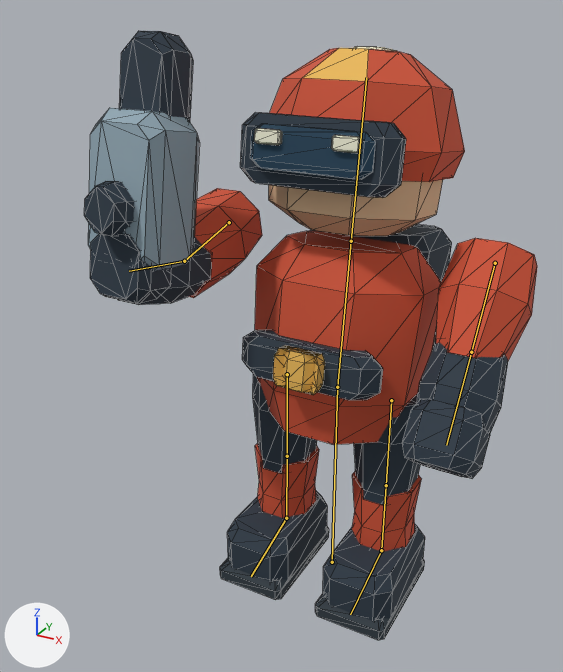
The glTF model units/raider.glb as it was, and as the next commit left it.
One viewpoint serves both versions: a camera (50 mm lens) standing at (0.524, -1.166, 1.051) and looking at (-0.056, -0.112, 0.524). Lighting does not change. The marker at lower left points along +X, +Y and +Z. The first picture is the older version. Both versions are drawn at frame 7 of the action 'Windup'; the numbers are the values there. The bones that bend it are drawn over the model as lines. Mesh edges are drawn as thin lines.

Names of what the first picture shows: 'raider_body'.
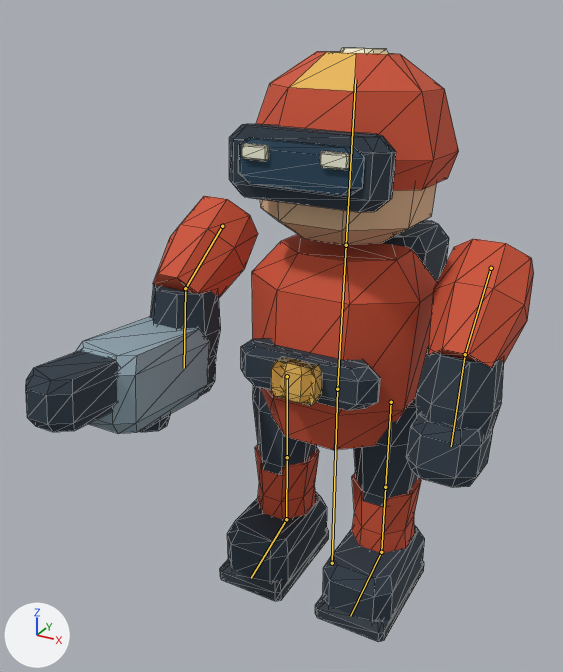
What differs and where, as boxes [x1, y1, x2, y2] in the pictures (563 x 672 px):
'raider_body', posed (12% wider)
    before: [84, 31, 537, 640]
    after: [26, 48, 534, 642]
bone 'root', root to tip
    before: (332, 562) to (337, 387)
    after: (332, 563) to (337, 389)
bone 'torso', root to tip
    before: (337, 387) to (351, 241)
    after: (337, 389) to (346, 245)
bone 'upperL', root to tip
    before: (495, 263) to (471, 352)
    after: (491, 268) to (465, 354)
bone 'lowerL', root to tip
    before: (471, 352) to (446, 445)
    after: (465, 354) to (451, 446)
bone 'upperR', root to tip
    before: (229, 222) to (184, 261)
    after: (222, 226) to (185, 288)
bone 'lowerR', root to tip
    before: (184, 261) to (129, 271)
    after: (185, 288) to (184, 368)

What the commit changed:
Bone 'root' (bone_root) moves from (0.0, -0.01, 0.0) to (0.0, -0.014, 0.0).
Bone 'torso' (bone_torso) turns from (-8, 0, 0) to (-3, 0, 0) degrees about its own x, y and z.
Bone 'upperL' (bone_upperl) turns from (-29, 0, 0) to (-41, 0, 0) degrees about its own x, y and z.
Bone 'lowerL' (bone_lowerl) turns from (0, 0, 0) to (34, 0, 0) degrees about its own x, y and z.
Bone 'upperR' (bone_upperr) turns from (-69, 0, 0) to (-53, 0, 0) degrees about its own x, y and z.
Bone 'lowerR' (bone_lowerr) turns from (-23, 0, 0) to (50, 0, 0) degrees about its own x, y and z.
